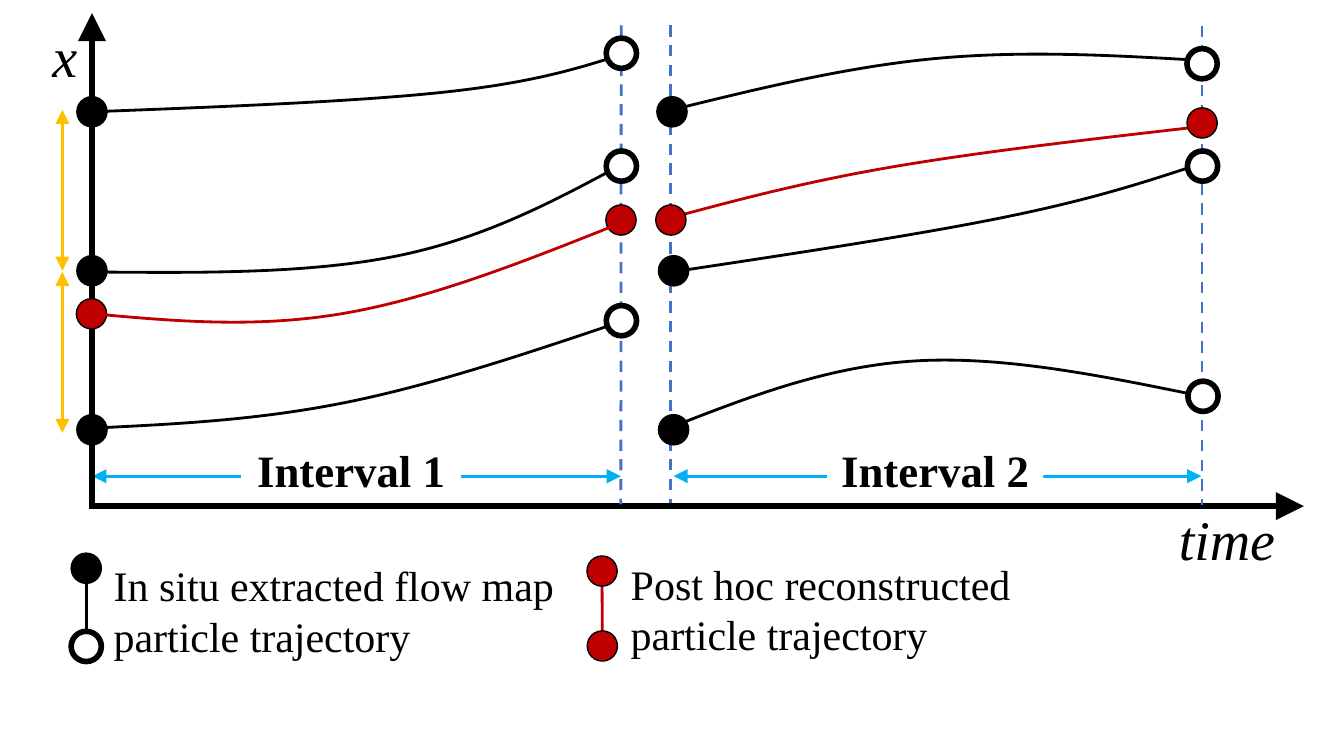
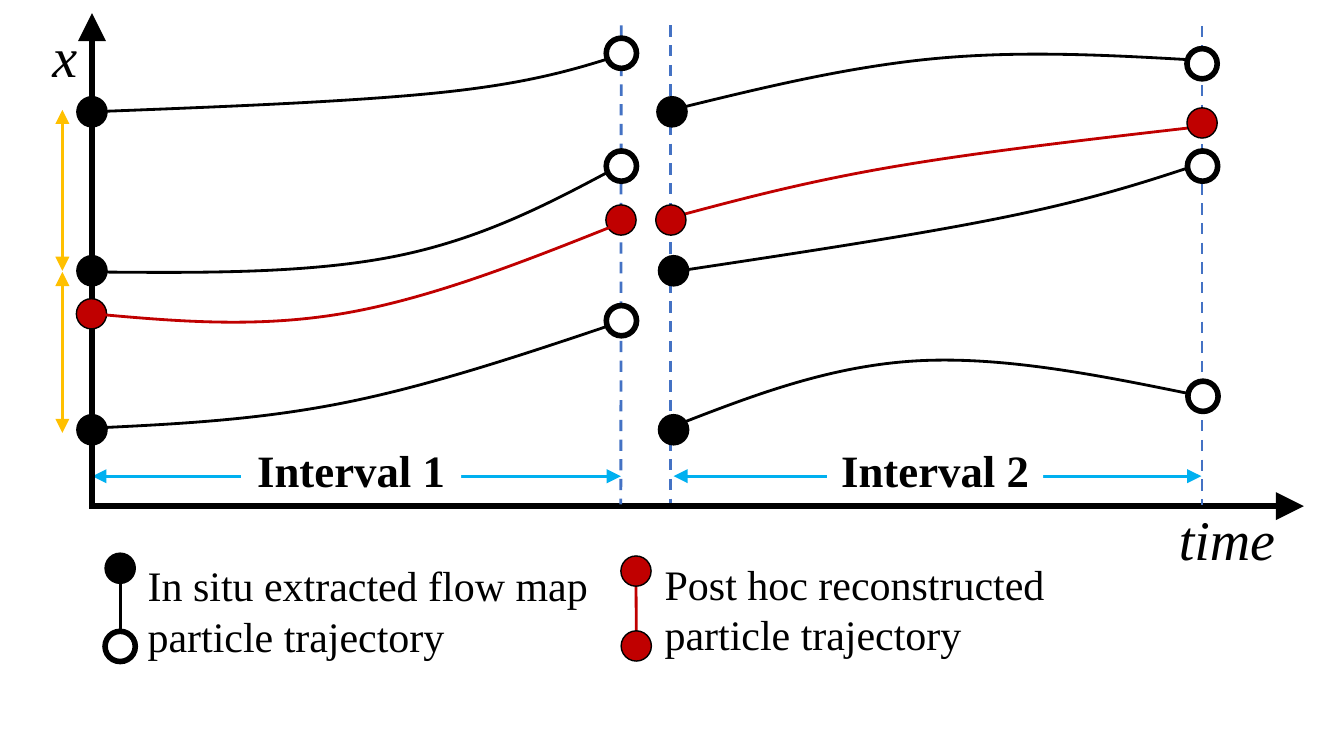
Before and after one commit to kmorel-papers/EGPGV21, a slide deck: slide 7 of AdvectionComparison.pptx. Drawn at 1344x756 pixels with LibreOffice and Linux fonts; fonts in the diff are those of the drawing. Boxes give left, top, right and bottom in pixels: in the first picture for what was removed or moved away, otherwise in the second. Text is boxed around its words. In the diff, an @@ line names an element or a change of style, - is before the commit and + after.

```diff
--- a/AdvectionComparison.pptx
+++ b/AdvectionComparison.pptx
@@ 4 ellipses, 2 texts, 2 lines: place and size @@
-4 ellipses, 2 texts, 2 lines at bbox=[72, 554, 1011, 661]
+4 ellipses, 2 texts, 2 lines at bbox=[105, 554, 1044, 661]
```
Also in this commit, not shown: 1 slide added, 17 other files.
